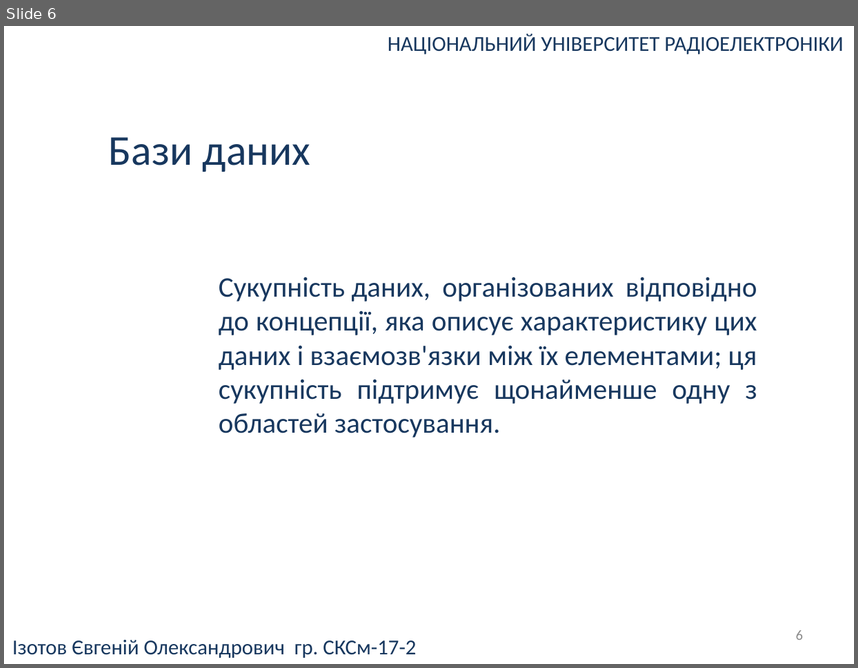
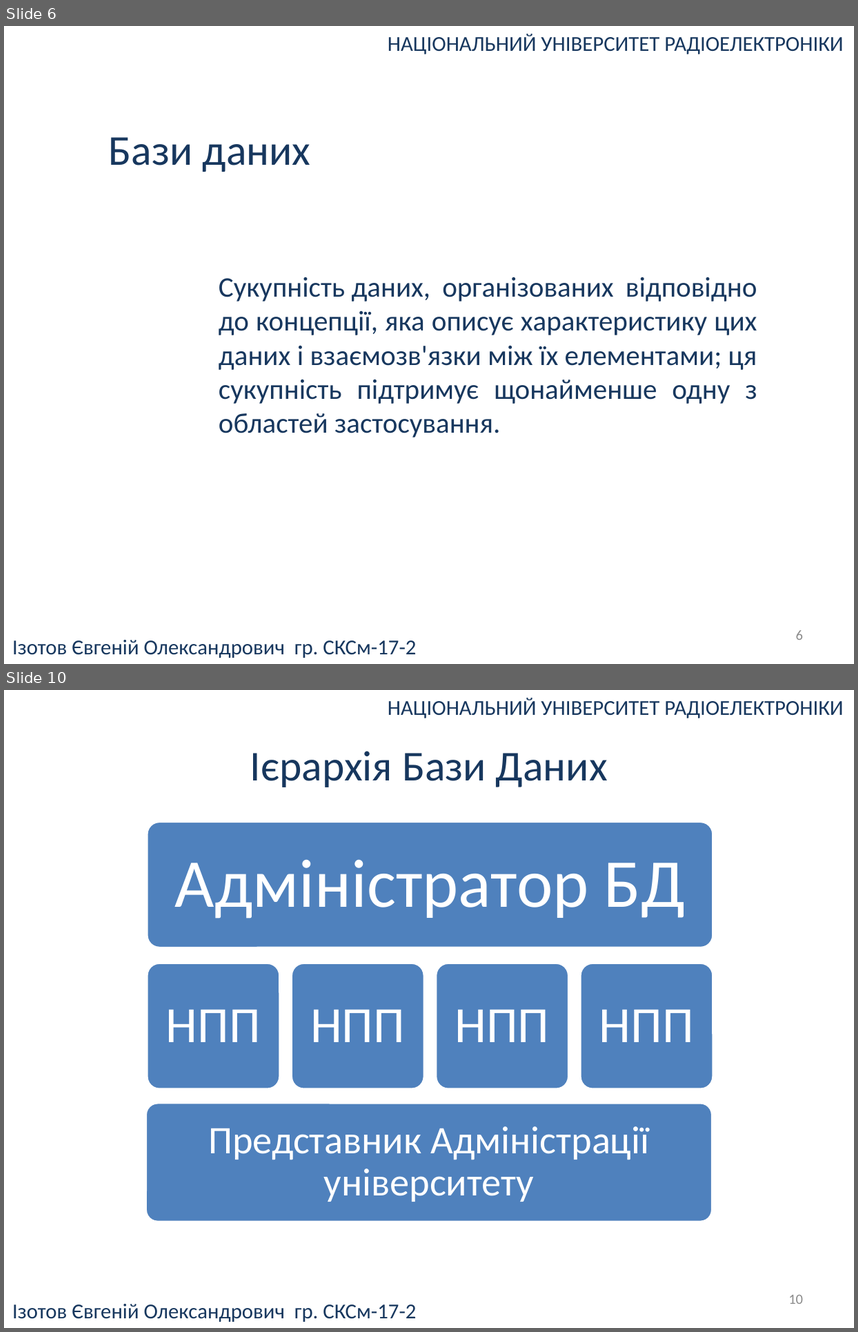
Before and after one commit to UdgineIzotov/diplom-doc, a slide deck: root/Презентация.pptx. Shown one above the other, each under a label of ours: slide 6 before the commit, slides 6 and 10 after it; the slides between them are not shown. The pictures are 858x668 and 858x1332 pixels, drawn with LibreOffice and Linux fonts; fonts in the diff are those of the drawing. Boxes give left, top, right and bottom in pixels: in the first picture for what was removed or moved away, otherwise in the second. Text is boxed around its words. In the diff, an @@ line names an element or a change of style, - is before the commit and + after.

```diff
--- a/root/Презентация.pptx
+++ b/root/Презентация.pptx
@@ slide 10 added at (x1=4, y1=690, x2=854, y2=1328), background #FFFFFF @@
@@ text added at (x1=388, y1=698, x2=843, y2=718), 18 pt, text #17375E @@
+НАЦІОНАЛЬНИЙ УНІВЕРСИТЕТ РАДІОЕЛЕКТРОНІКИ
@@ text added at (x1=250, y1=751, x2=608, y2=787), 36 pt, text #17375E @@
+Ієрархія Бази Даних
@@ group added at (x1=147, y1=822, x2=714, y2=1090): 5 rounded rectangles, 5 texts @@
+Адміністратор БД
+НПП
+НПП
+НПП
+НПП
@@ rounded rectangle added at (x1=146, y1=1103, x2=713, y2=1221), fill #4F81BD, outline #FFFFFF 2 pt @@
@@ text added at (x1=208, y1=1126, x2=649, y2=1201), 33 pt, text #FFFFFF @@
+Представник Адміністрації університету
@@ text added at (x1=12, y1=1303, x2=416, y2=1321), 18 pt, text #17375E @@
+Ізотов Євгеній Олександрович гр. СКСм-17-2
@@ page number added at (x1=789, y1=1294, x2=803, y2=1303), 12 pt, text #8C8C8C @@
+10
```
Also in this commit, not shown: 4 slides changed, 6 other slides added, 2 slides removed, 2 other files.
